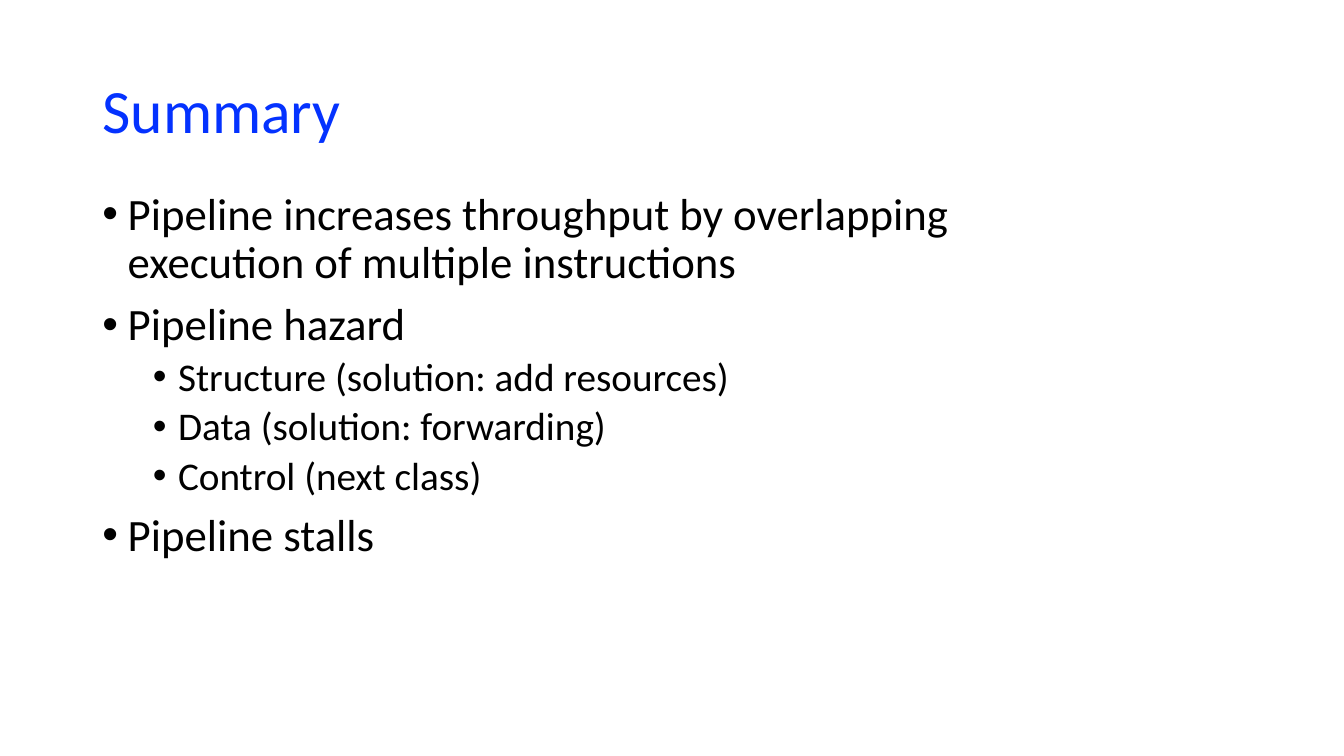
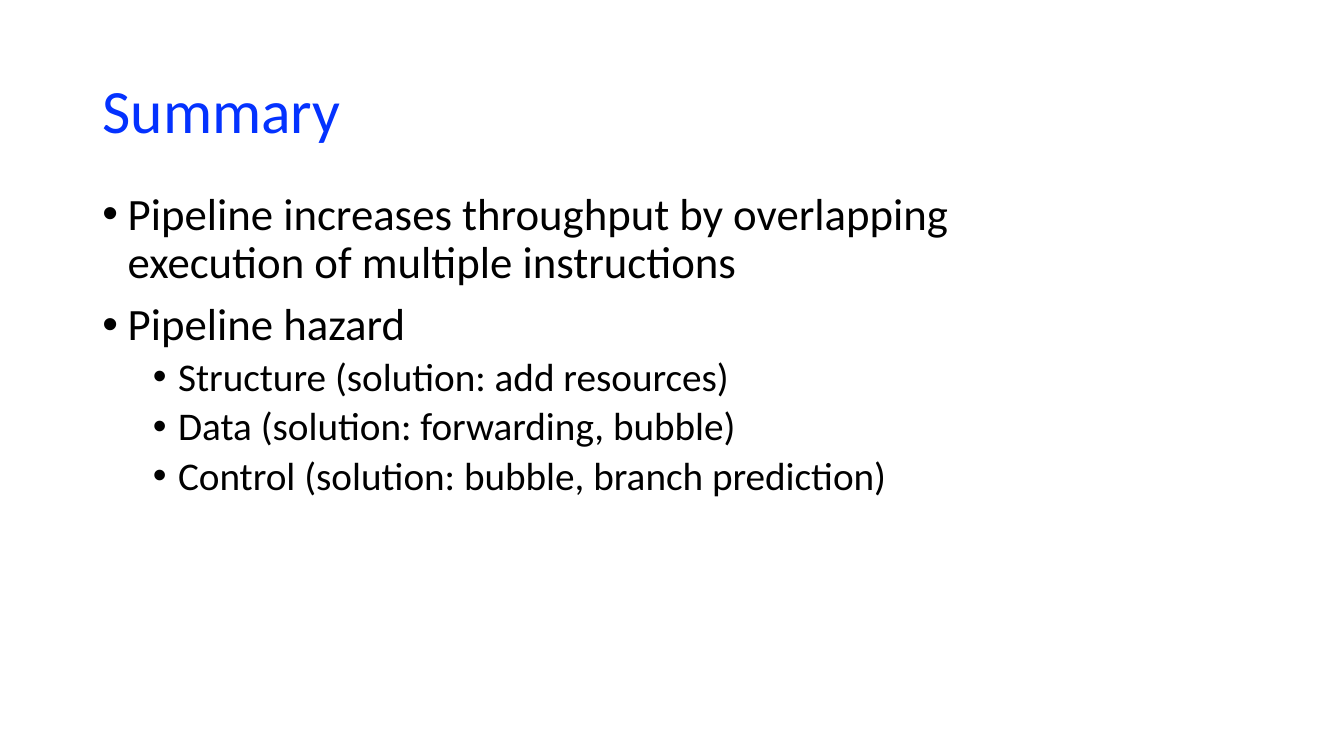
Before and after one commit to NYU-CSO/nyu-cso.github.io, a slide deck: slide 36 of notes/arch-cpu-pipeline.pptx (slide 32 before the commit). Drawn at 1344x756 pixels with LibreOffice and Linux fonts; fonts in the diff are those of the drawing. Boxes give left, top, right and bottom in pixels: in the first picture for what was removed or moved away, otherwise in the second. Text is boxed around its words. In the diff, an @@ line names an element or a change of style, - is before the commit and + after.

```diff
--- a/notes/arch-cpu-pipeline.pptx
+++ b/notes/arch-cpu-pipeline.pptx
@@ text at (178,411,886,497): text changed @@
-  • Data (solution: forwarding)
-  • Control (next class)
-• Pipeline stalls
+  • Data (solution: forwarding, bubble)
+  • Control (solution: bubble, branch prediction)
```
Also in this commit, not shown: 9 other slides changed, 4 slides added, 2 other files.
